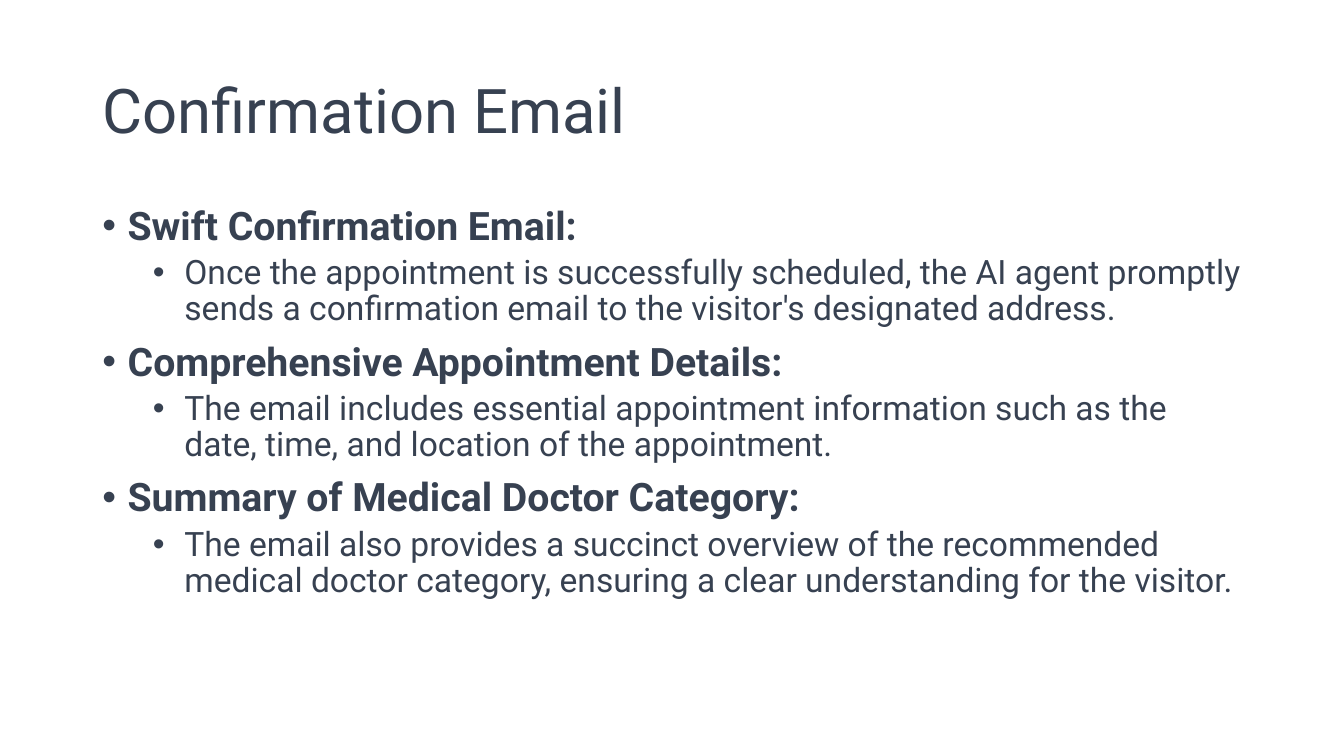
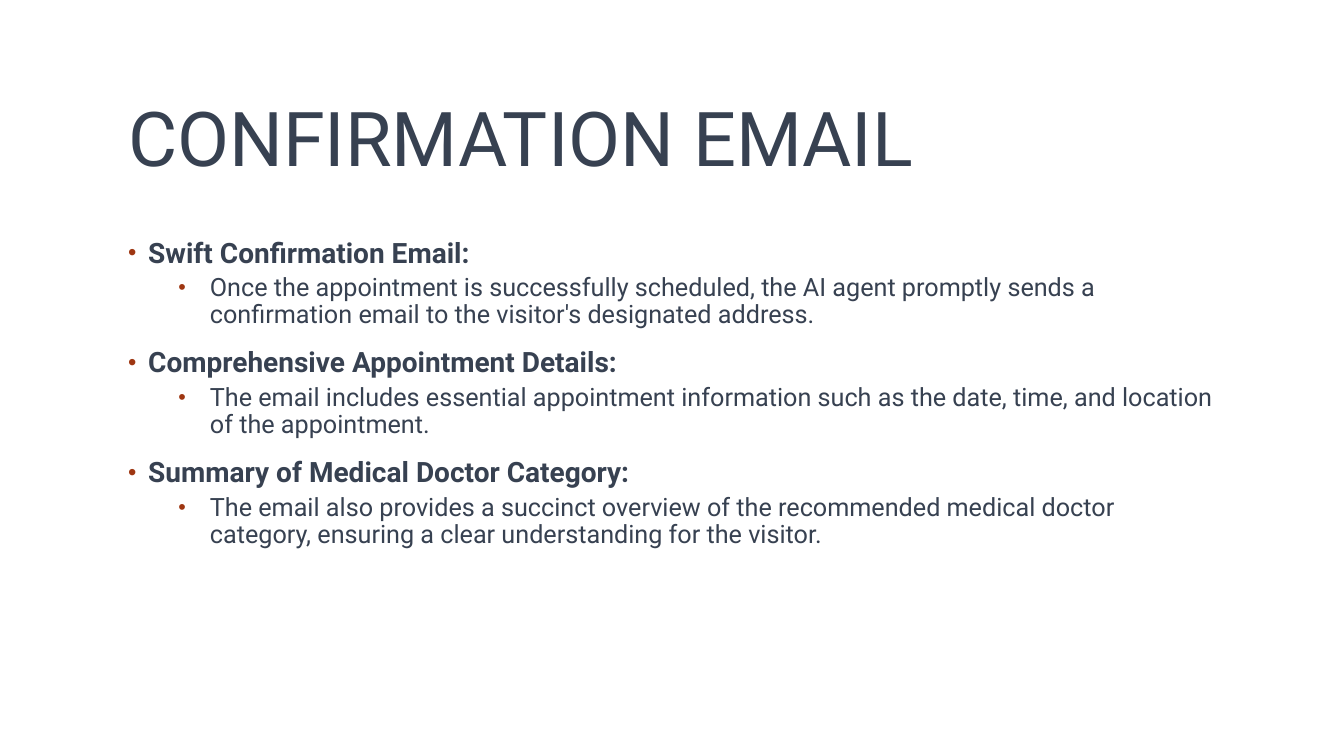
Before and after one commit to AndrewWooo/LLM_AI_Mavericks, a slide deck: slide 14 of chatbot-backend/team 8 AI Mavericks_v2_20230813.pptx. Drawn at 1344x756 pixels with LibreOffice and Linux fonts; fonts in the diff are those of the drawing; background and template pictures are left out. Boxes give left, top, right and bottom in pixels: in the first picture for what was removed or moved away, otherwise in the second. Text is boxed around its words. In the diff, an @@ line names an element or a change of style, - is before the commit and + after.

```diff
--- a/chatbot-backend/team 8 AI Mavericks_v2_20230813.pptx
+++ b/chatbot-backend/team 8 AI Mavericks_v2_20230813.pptx
@@ title at (128,111,913,167): text changed; size 44 to 54 pt @@
-Confirmation Email
+CONFIRMATION EMAIL
@@ text "Swift Confirmation Email:": place and size @@
-text "Swift Confirmation Email:" at (128,210,1240,599)
+text "Swift Confirmation Email:" at (148,241,1212,549)
@@ text "Swift Confirmation Email:" at (148,241,1212,549): size 28 to 20 pt in "Swift Confirmation Email:", "Comprehensive Appointment Details:", "Summary of Medical Doctor Category:"; size 24 to 18 pt in "Once the appointment is successfully scheduled, the ...", "The email includes essential appointment information such ...", "The email also provides a succinct overview ..."; indent changed; more space between paragraphs @@
```
Also in this commit, not shown: 17 other slides changed, 1 slide added, 1 slide removed.
